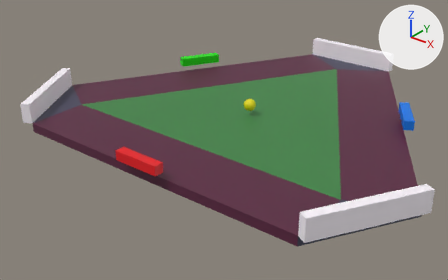
What one commit did to the Blender file graphics/pong3p.blend.
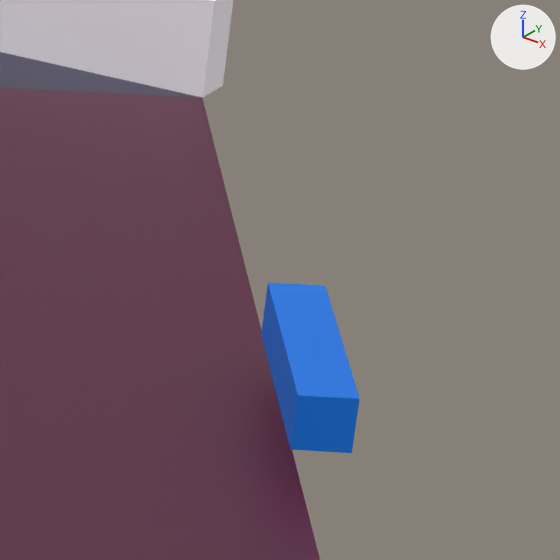
The first picture shows the older version from a 50 mm lens placed at (11.09, -15.21, 8.33), pointed at (-0.76, -0.4, -0.85). The close-ups show both versions on the part from 79% to 100% of the width and 20% to 53% of the height of that picture; other places that the commit changed are outside them. The lights are fixed; the arrows at upper right show +X, +Y and +Z.

Names of what the first close-up shows: 'boundary3', 'court', 'paddle2'.
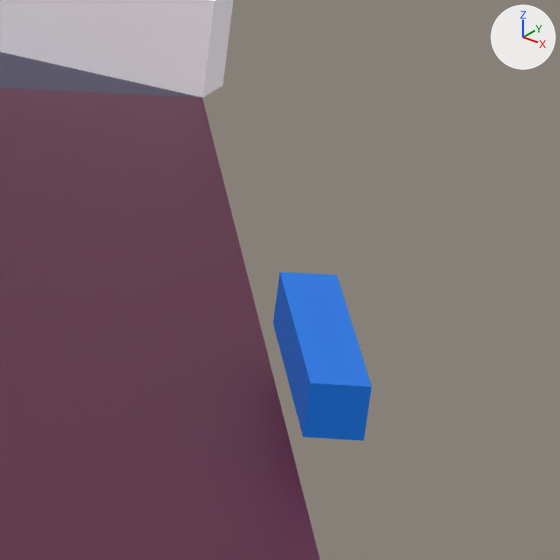
What differs and where, as boxes (x1, y1, x2, y2) in the close-ups (560 x 560 px; the box of a moved part takes in the faces that stretch with it):
```json
{"object": "paddle2", "change": "reshaped", "before": [261, 282, 360, 453], "after": [273, 272, 372, 441]}
{"part": 1, "of": "me_cube_004", "change": "moved or reshaped", "before": [261, 285, 298, 449], "after": [273, 274, 310, 435]}
{"part": 2, "of": "me_cube_004", "change": "moved or reshaped", "before": [291, 395, 360, 453], "after": [303, 383, 372, 441]}
{"part": 3, "of": "me_cube_004", "change": "rebuilt", "before": [268, 282, 360, 399], "after": [280, 272, 372, 387]}
```

Scene script edits in JSON lines:
```json
{"block": "me_cube_004", "where": "# used by ob_paddle2; location = (4.376, 2.338, 0.5); rotation_euler = (0.0, 0.0, 2.094), in degrees (0, 0, 120); scale = (0.75, 0.15, 0.15)"}
{"op": "remove", "block": "me_cube_004", "code": "me_cube_004.from_pydata(...)  # 24 vertices, 12 faces; spans x -1.0..1.0, y -1.0..1.0, z -1.0..1.0"}
{"op": "add", "block": "me_cube_004", "code": "me_cube_004.from_pydata(...)  # 25 vertices, 12 faces; spans x -0.78..1.22, y -1.52..0.48, z -1.0..1.0"}
{"block": "me_cube_004", "change": "me_cube_004 part 1: the loose piece of 4 vertices spanning x -1.0..1.0, y 1.0, z -1.0..1.0 is moved by (0.22, -0.52, 0.0)"}
{"block": "me_cube_004", "change": "me_cube_004 part 2: the loose piece of 4 vertices spanning x -1.0, y -1.0..1.0, z -1.0..1.0 is moved by (0.22, -0.52, 0.0)"}
{"block": "me_cube_004", "change": "me_cube_004 part 3: the loose piece of 4 vertices spanning x -1.0..1.0, y -1.0..1.0, z 1.0 is rebuilt with 5 vertices and now spans x -0.78..1.22, y -1.52..0.48, z 1.0"}
```
